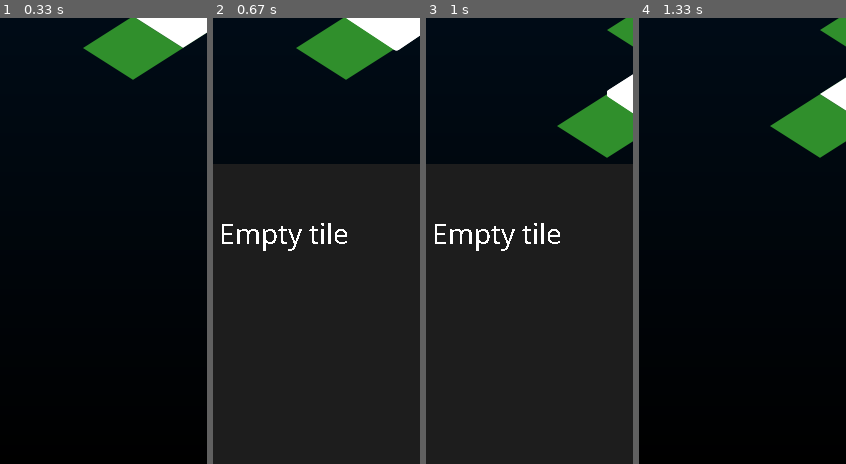
Above: before the commit, frames 1-4 (left to right).
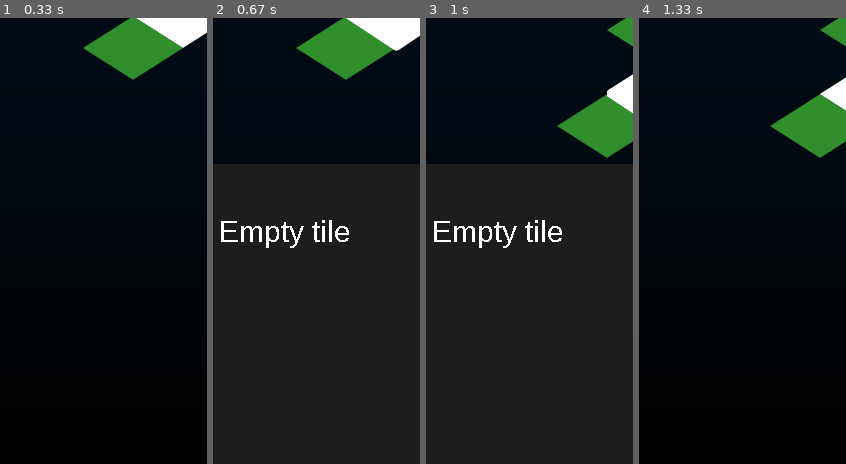
Above: after the commit, the same moments.

Repository: marcusTsng/goal_app
Game: pygame game, started from main.py
The game is run twice, just before and just after one commit, with the same random seed, the same clock (stepped at 60 frames per second) and the same inputs.
Inputs (mouse positions are % of the whole screen's width and height, from its top left):
- Up to frame 1 (0.33 s): no input
- Up to frame 2 (0.67 s): click (50, 50) at 0.38 s
- Up to frame 3 (1 s): press the mouse at (50, 50) at 0.7 s; move the mouse to (56, 54) at 0.8 s; release the mouse at (62, 59) at 0.93 s
- Up to frame 4 (1.33 s): click (79, 57) at 1.05 s
The pictures show only the part of the screen within x 6-56%, y 50-100%; the shares and areas given below are measured in that part.

Frame 1 is identical in both runs. In frame 2, 1.3% of the frame differs, in the area x 3-66%, y 45-53%; in frame 3, 1.3%; in frame 4, nothing differs.

Commit message:
Update main.py

Diff:
--- a/main.py
+++ b/main.py
@@ -7,11 +7,8 @@
 
 pygame.init()
 pygame.display.set_caption("VOYAGE")
-title_font = pygame.font.SysFont('Comic Sans MS', 60)
-main_font = pygame.font.SysFont('Comic Sans MS', 30)
-
-
-
+title_font = pygame.font.SysFont('arialrounded', 60)
+main_font = pygame.font.SysFont('arialrounded', 30)
 
 def addTile():
     x,y = Tile.get_random_placement()
@@ -205,7 +202,7 @@
         tile_data_tab.set_active(False)
 
         text = ""
-        display_text("Routines", title_font, (90, 110))
+        display_text("Routines", title_font, (80, 110))
         for i in range(len(Task.taskName)):
             text = f"{Task.taskName[i]}"
             display_text(
